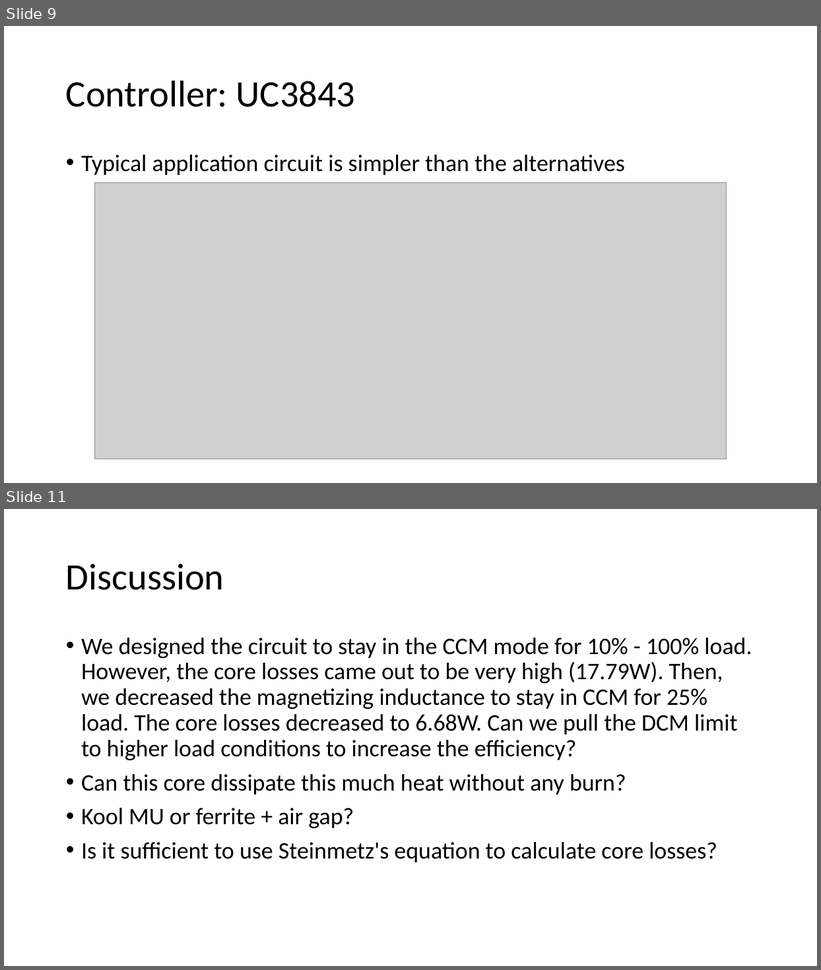
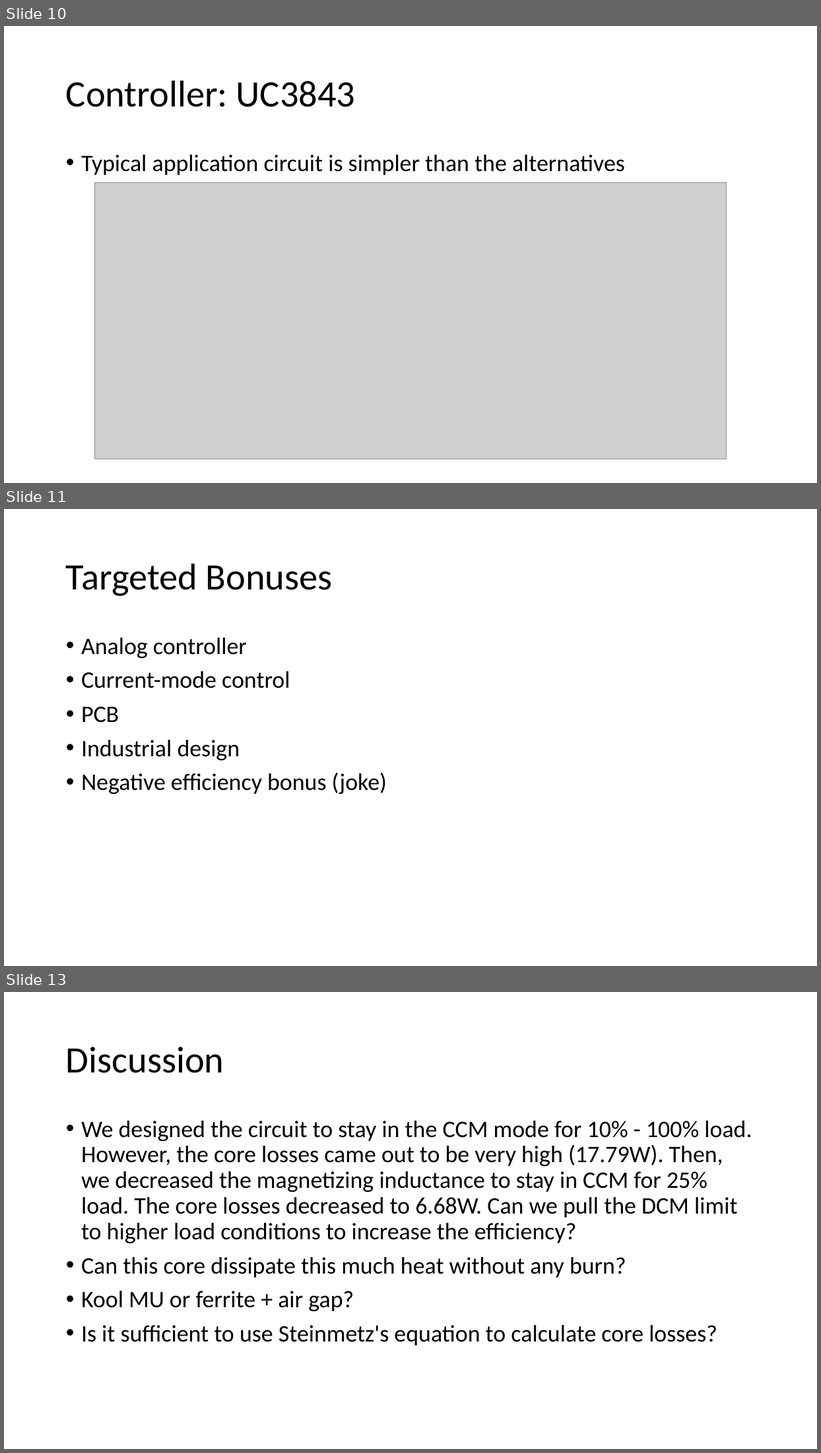
Before and after one commit to ozanakturk/Dragonfly, a slide deck: presentation/EE464 Hardware Project Presentation.pptx. Shown one above the other, each under a label of ours: slides 9 and 11 before the commit, slides 10, 11 and 13 after it; the slides between them are not shown. The pictures are 821x970 and 821x1453 pixels, drawn with LibreOffice and Linux fonts; fonts in the diff are those of the drawing; grey boxes stand for pictures. Boxes give left, top, right and bottom in pixels: in the first picture for what was removed or moved away, otherwise in the second. Text is boxed around its words. In the diff, an @@ line names an element or a change of style, - is before the commit and + after.

```diff
--- a/presentation/EE464 Hardware Project Presentation.pptx
+++ b/presentation/EE464 Hardware Project Presentation.pptx
@@ slide 11 added at <box>4,509,817,966</box>, background #FFFFFF @@
@@ title added at <box>66,563,333,596</box>, 44 pt, text #000000 @@
+Targeted Bonuses
@@ text added at <box>81,638,387,794</box>, 28 pt, text #000000 @@
+• Analog controller
+• Current-mode control
+• PCB
+• Industrial design
+• Negative efficiency bonus (joke)
@@ what was slide 9 is now slide 10 @@
@@ what was slide 11 is now slide 13 @@
```
Also in this commit, not shown: 1 other slide added.
